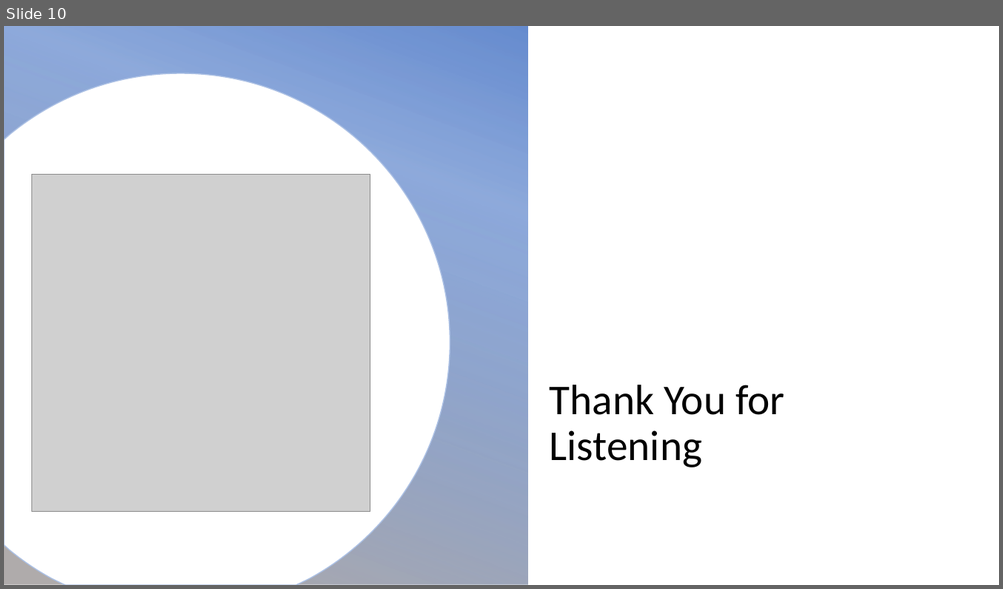
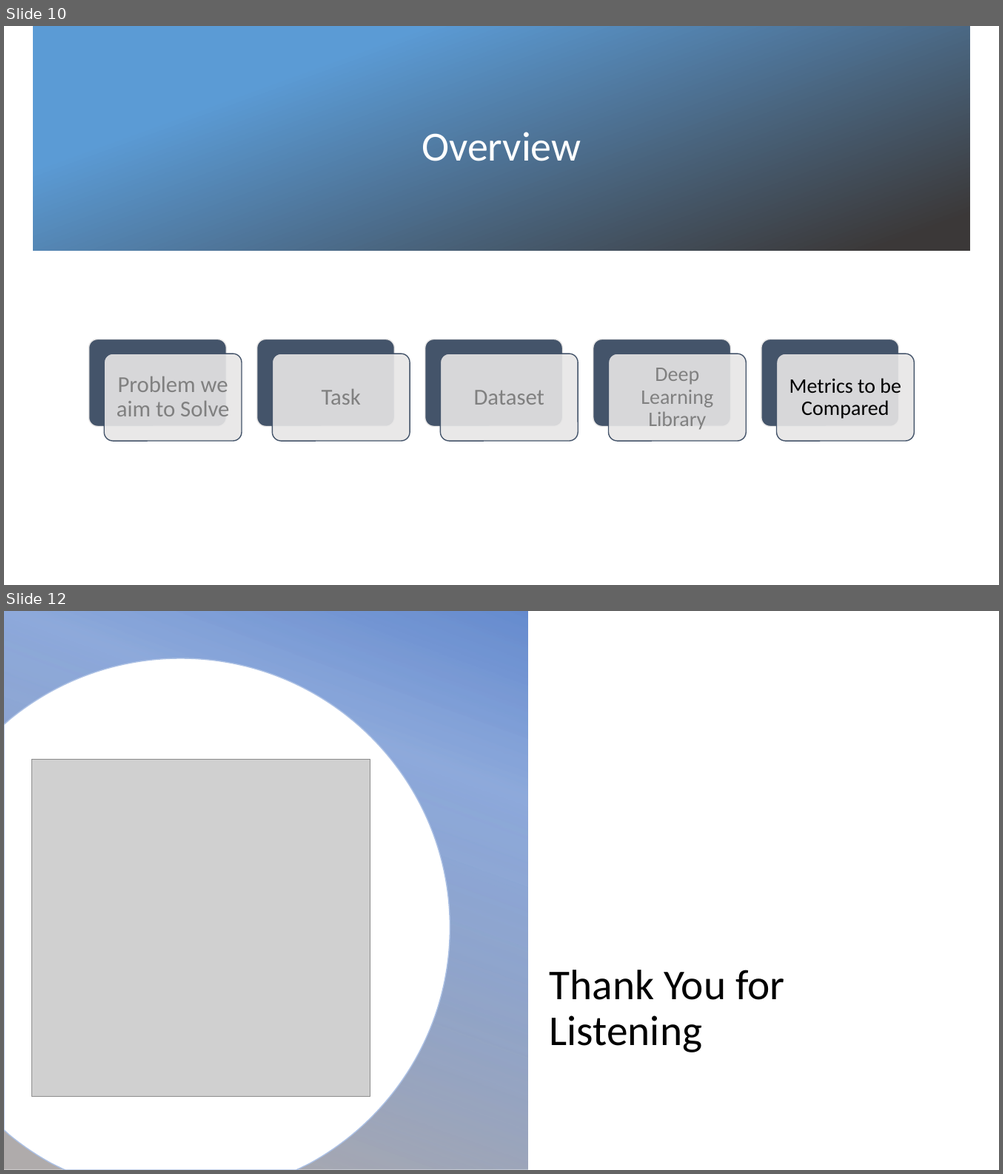
Before and after one commit to codingWithAndy/CSCM38-Adv_Topics-Cyber_Security_and_Ai, a slide deck: Coursework 1/CSCM38- Adv Topics – Cyber Security and Ai Project Proposal.pptx. Shown one above the other, each under a label of ours: slide 10 before the commit, slides 10 and 12 after it; the slides between them are not shown. The pictures are 1003x589 and 1003x1174 pixels, drawn with LibreOffice and Linux fonts; fonts in the diff are those of the drawing; grey boxes stand for pictures; background and template pictures are left out. Boxes give left, top, right and bottom in pixels: in the first picture for what was removed or moved away, otherwise in the second. Text is boxed around its words. In the diff, an @@ line names an element or a change of style, - is before the commit and + after.

```diff
--- a/Coursework 1/CSCM38- Adv Topics – Cyber Security and Ai Project Proposal.pptx
+++ b/Coursework 1/CSCM38- Adv Topics – Cyber Security and Ai Project Proposal.pptx
@@ slide 10 added at [4,26,999,585], background picture (left out) @@
@@ rectangle added at [33,26,970,250], fill gradient #5B9BD5 to #3B3838 @@
@@ title added at [421,132,580,161], 40 pt, text #FFFFFF @@
+Overview
@@ group added at [89,339,913,442]: 10 rounded rectangles, 5 texts @@
+Problem we aim to Solve
+Task
+Dataset
+Deep Learning Library
+Metrics to be Compared
@@ what was slide 10 is now slide 12 @@
```
Also in this commit, not shown: 6 slides changed, 6 other slides added, 3 slides removed, 13 other files.
